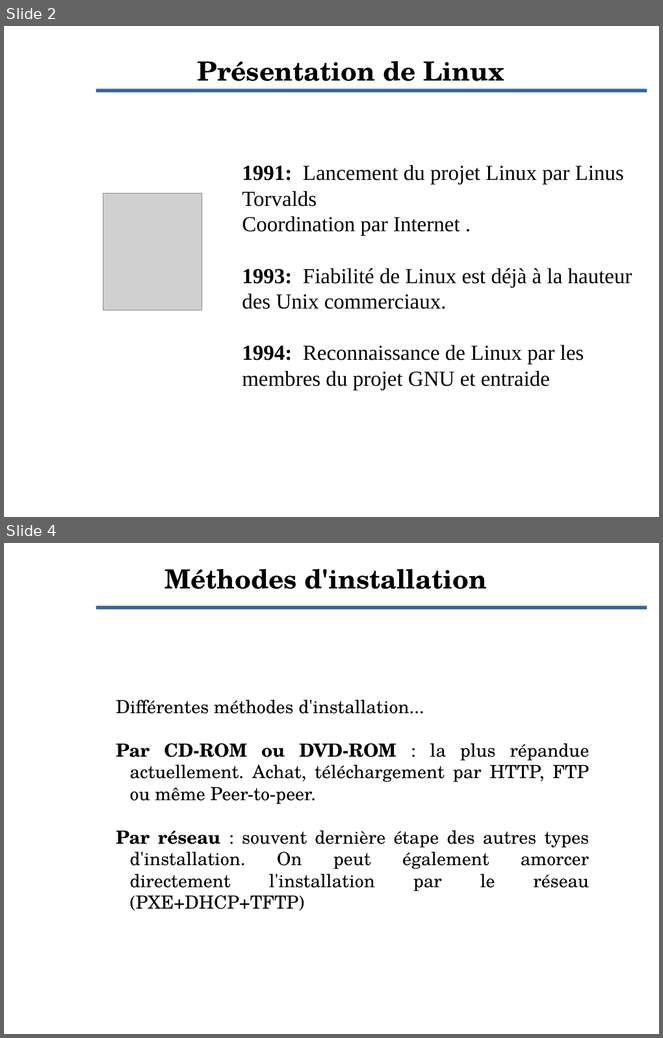
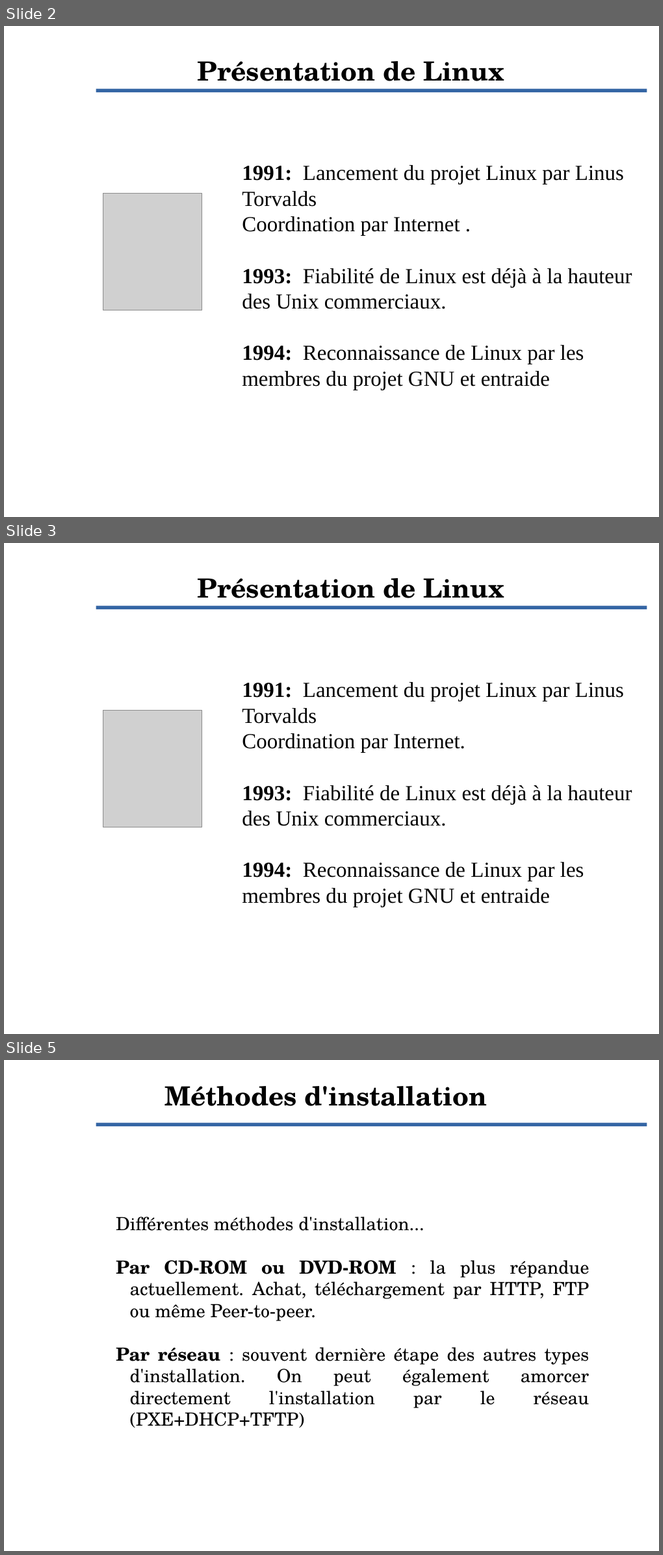
Before and after one commit to Evolix/evoformations, a slide deck: slides/Linux-and-Debian.odp. Shown one above the other, each under a label of ours: slides 2 and 4 before the commit, slides 2, 3 and 5 after it; the slides between them are not shown. The pictures are 663x1038 and 663x1555 pixels, drawn with LibreOffice and Linux fonts; fonts in the diff are those of the drawing; grey boxes stand for pictures; background and template pictures are left out. Boxes give left, top, right and bottom in pixels: in the first picture for what was removed or moved away, otherwise in the second. Text is boxed around its words. In the diff, an @@ line names an element or a change of style, - is before the commit and + after.

```diff
--- a/slides/Linux-and-Debian.odp
+++ b/slides/Linux-and-Debian.odp
@@ slide 3 added at bbox=[4, 543, 659, 1034], background picture (left out); not listed: 1 template element that a slide beside it also shows @@
@@ title added at bbox=[198, 578, 504, 606], 32 pt, text #000000, bold @@
+Présentation de Linux
@@ subtitle added at bbox=[242, 682, 633, 908], 26 pt, text #000000 @@
+1991: Lancement du projet Linux par Linus Torvalds
+Coordination par Internet.
+1993: Fiabilité de Linux est déjà à la hauteur des Unix commerciaux.
+1994: Reconnaissance de Linux par les membres du projet GNU et entraide
@@ picture added at bbox=[103, 710, 202, 827] @@
@@ what was slide 4 is now slide 5 @@
```
Also in this commit, not shown: 7 slides changed, 4 other files.
